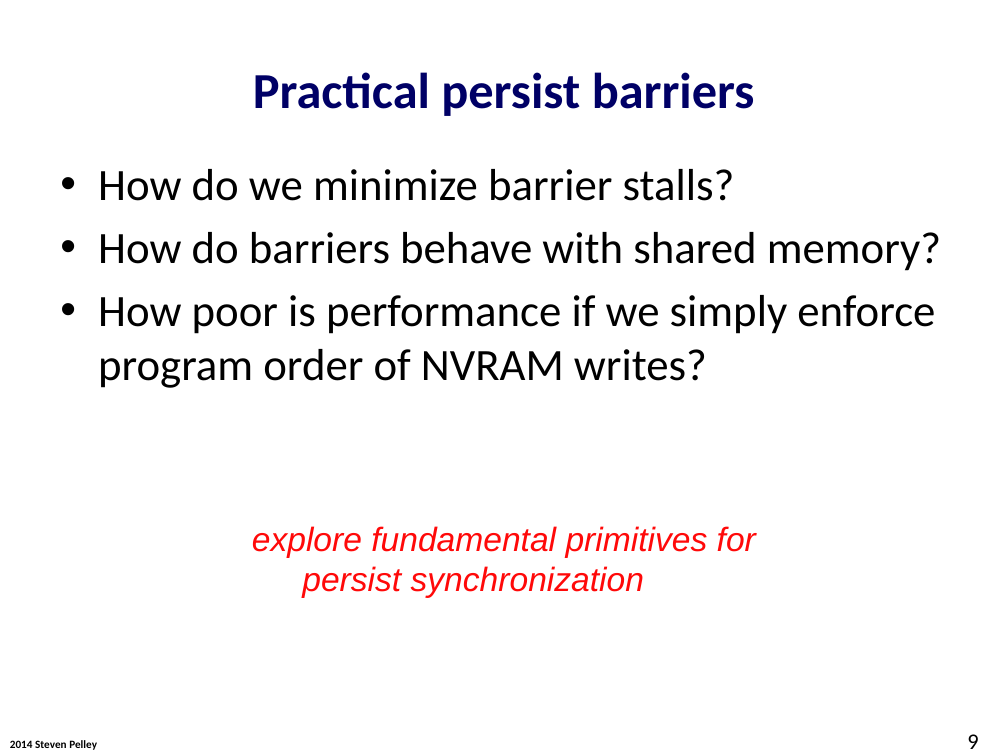
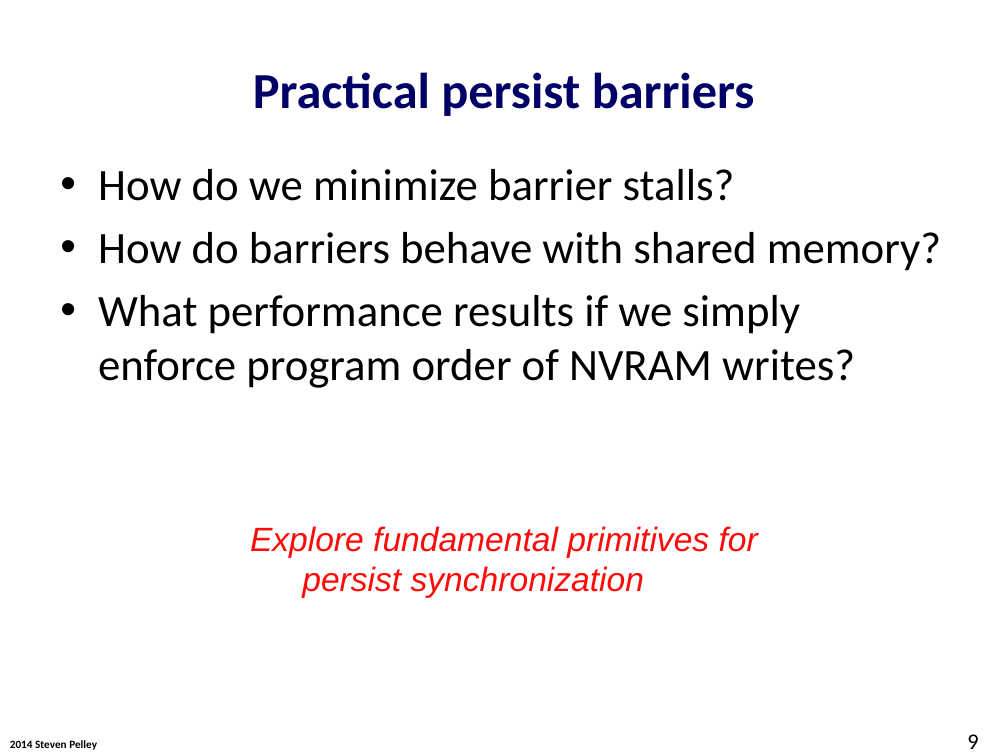
Before and after one commit to Abulila/dissertation, a slide deck: slide 9 of proposal/defense.pptx. Drawn at 1008x756 pixels with LibreOffice and Linux fonts; fonts in the diff are those of the drawing; background and template pictures are left out. Boxes give left, top, right and bottom in pixels: in the first picture for what was removed or moved away, otherwise in the second. Text is boxed around its words. In the diff, an @@ line names an element or a change of style, - is before the commit and + after.

```diff
--- a/proposal/defense.pptx
+++ b/proposal/defense.pptx
@@ text at box(98, 295, 855, 388): text changed @@
-• How poor is performance if we simply enforce program order of NVRAM writes?
+• What performance results if we simply enforce program order of NVRAM writes?
@@ text at box(250, 526, 758, 598): text changed @@
-explore fundamental primitives for persist synchronization
+Explore fundamental primitives for persist synchronization
```
Also in this commit, not shown: 18 other slides changed, 1 slide removed.
